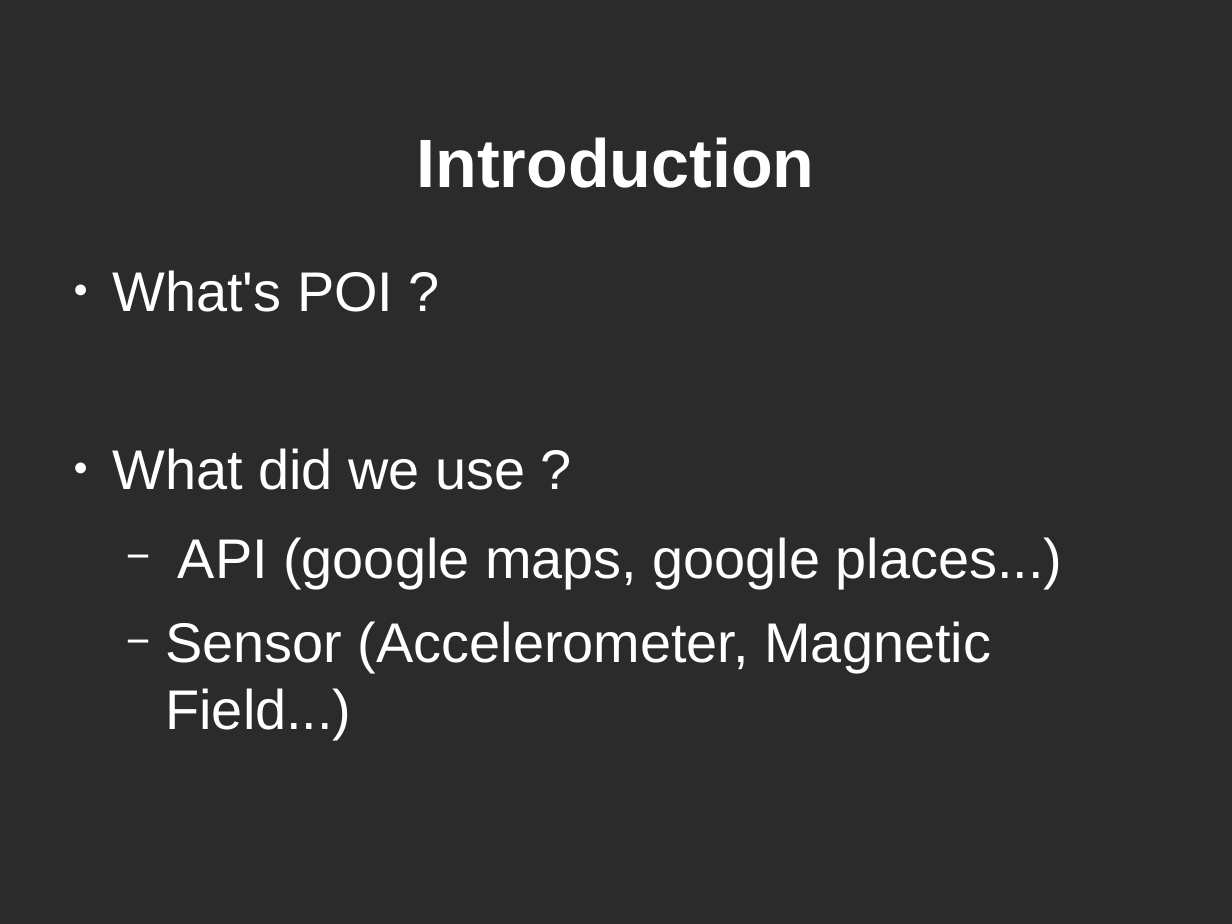
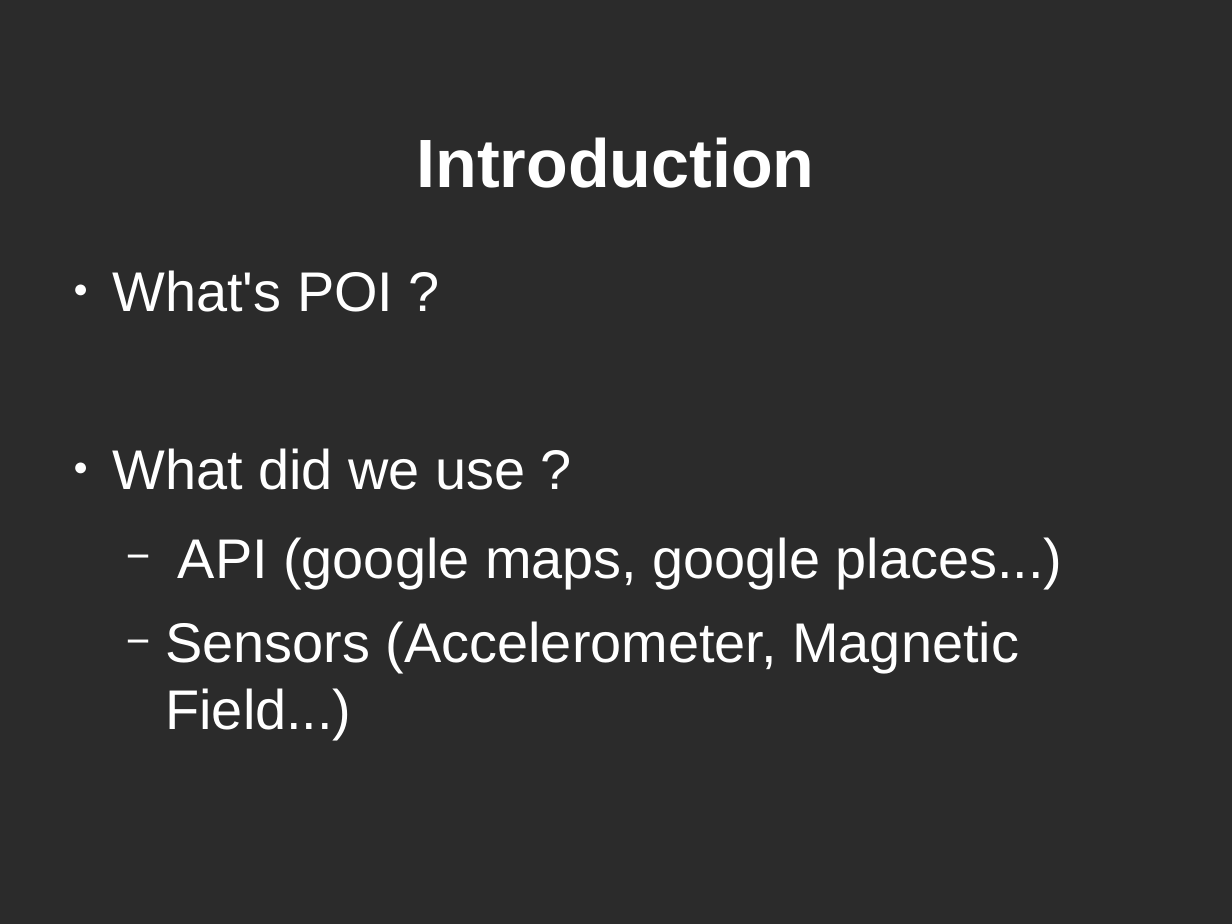
Before and after one commit to dducry/POI, a slide deck: slide 2 of presentationProjetSMS.odp. Drawn at 1232x924 pixels with LibreOffice and Linux fonts; fonts in the diff are those of the drawing; background and template pictures are left out; a plain dark background stands for a picture behind light text. Boxes give left, top, right and bottom in pixels: in the first picture for what was removed or moved away, otherwise in the second. Text is boxed around its words. In the diff, an @@ line names an element or a change of style, - is before the commit and + after.

```diff
--- a/presentationProjetSMS.odp
+++ b/presentationProjetSMS.odp
@@ text at [165, 621, 1019, 739]: text changed @@
-  − Sensor (Accelerometer, Magnetic Field...)
+  − Sensors (Accelerometer, Magnetic Field...)
```
Also in this commit, not shown: 2 other slides changed, 2 slides added.
